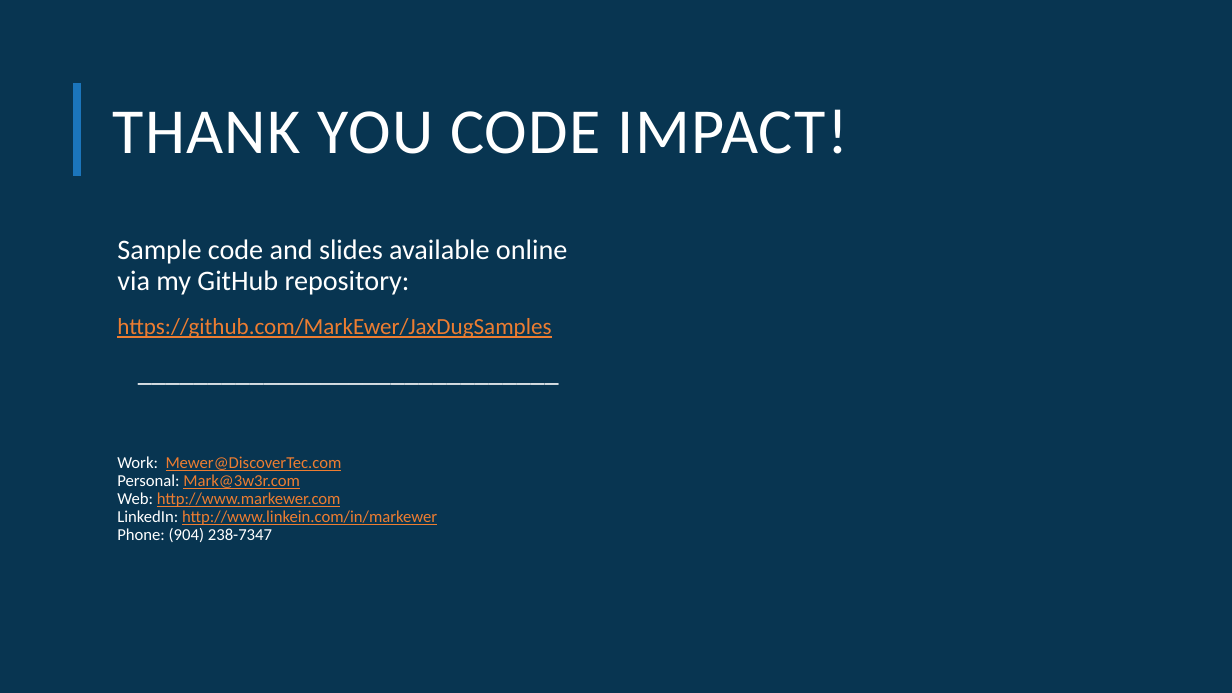
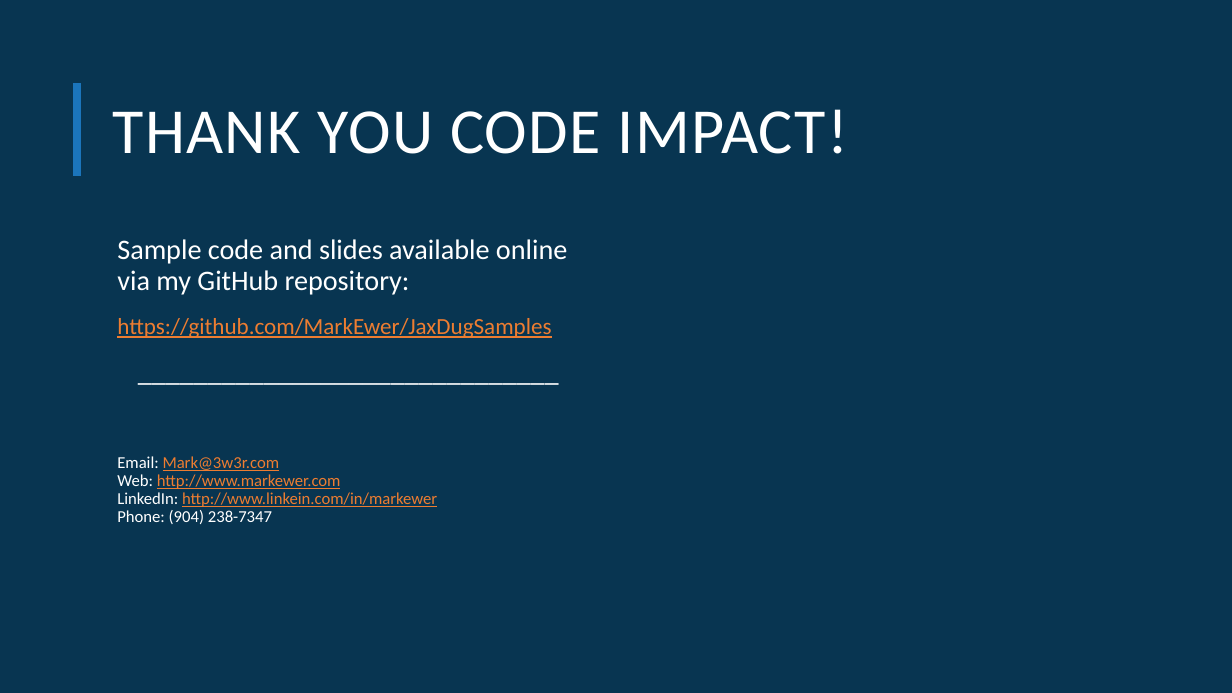
Before and after one commit to MarkEwer/JaxDugSamples, a slide deck: slide 10 of BenefitsEstimation/CodeImpact_Presentation.pptx. Drawn at 1232x693 pixels with LibreOffice and Linux fonts; fonts in the diff are those of the drawing; background and template pictures are left out. Boxes give left, top, right and bottom in pixels: in the first picture for what was removed or moved away, otherwise in the second. Text is boxed around its words. In the diff, an @@ line names an element or a change of style, - is before the commit and + after.

Commit message:
Update Email

```diff
--- a/BenefitsEstimation/CodeImpact_Presentation.pptx
+++ b/BenefitsEstimation/CodeImpact_Presentation.pptx
@@ text at (x1=117, y1=456, x2=437, y2=524): text changed @@
-  Work: Mewer@DiscoverTec.com
-  Personal: Mark@3w3r.com
-  Web: http://www.markewer.com
-  LinkedIn: http://www.linkein.com/in/markewer
-  Phone: (904) 238-7347
+  Email: Mark@3w3r.com
+  Web: http://www.markewer.com
+  LinkedIn: http://www.linkein.com/in/markewer
+  Phone: (904) 238-7347
```
Also in this commit, not shown: 1 other slide changed, 4 other files.
